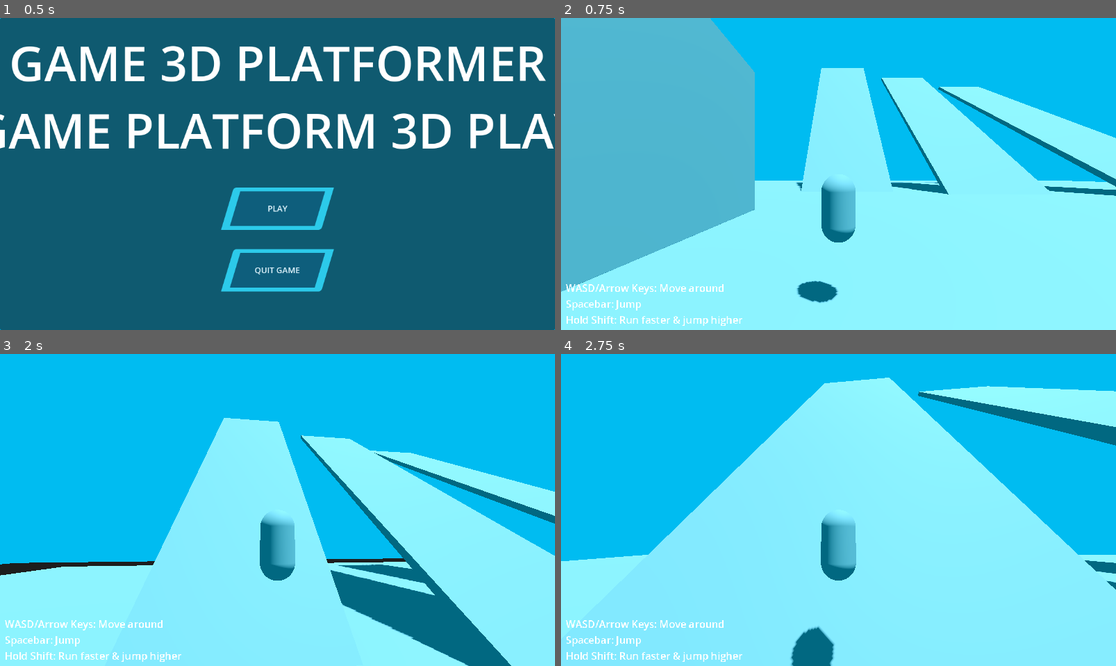
Above: before the commit, frames 1-4 (two rows, left to right).
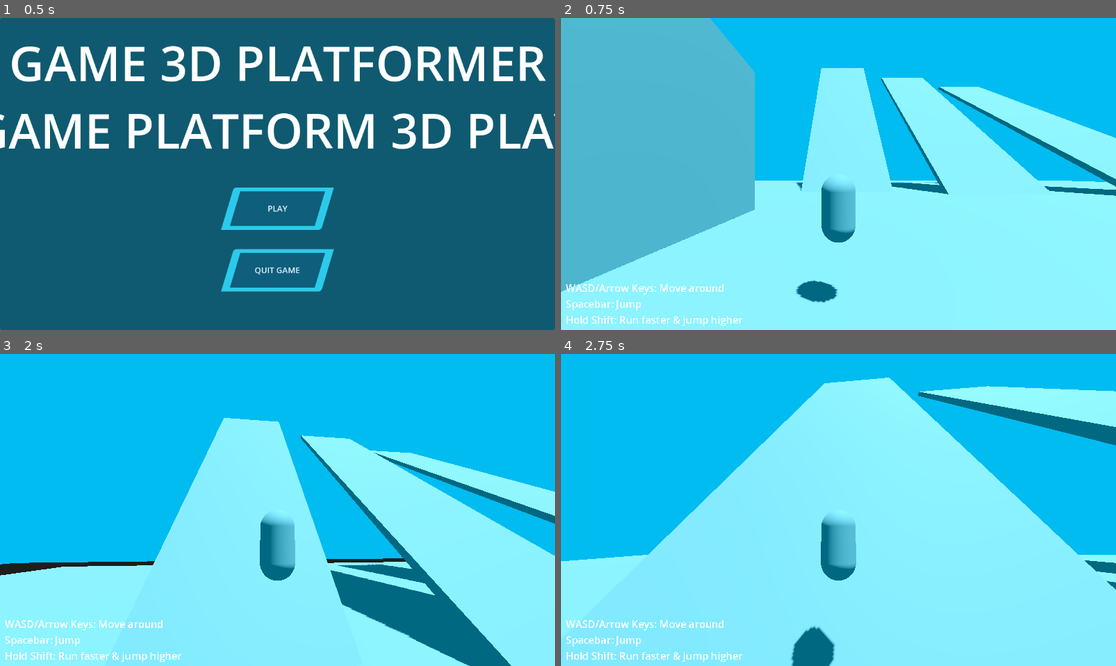
Above: after the commit, the same moments.

Repository: jackmenty/2025-Game
Game: Godot game, scene res://Scenes/Start_screen.tscn
The game is run twice, just before and just after one commit, with the same random seed, the same clock (stepped at 60 frames per second) and the same inputs.
Inputs (mouse positions are in pixels of both pictures, inside the frame that each line leads up to):
- Up to frame 1 (0.5 s): no input
- Up to frame 2 (0.75 s): click "PLAY" at 0.5 s
- Up to frame 3 (2 s): tap Enter at 1.25 s; move the mouse to (305, 510) at 1.27 s; hold W (move_forward) from 1.28 s (still down); hold Shift (sprint) from 1.28 s (still down); tap Space (jump) at 1.52 s
- Up to frame 4 (2.75 s): keep holding W (move_forward); move the mouse to (810, 510) at 2.02 s; release Shift (sprint) at 2.03 s; tap Shift (sprint) at 2.1 s; tap Space (jump) at 2.27 s

Frame 1 is identical in both runs. In frame 2, less than 0.1% of the frame differs, in the area x 0-98%, y 53-92%; in frame 3, less than 0.1%; in frame 4, less than 0.1%.

Commit message:
Finished moving platforms

Diff:
--- a/Scenes/Test_level.tscn
+++ b/Scenes/Test_level.tscn
@@ -1,15 +1,25 @@
-[gd_scene load_steps=7 format=3 uid="uid://cq25k3h20sq30"]
+[gd_scene load_steps=9 format=3 uid="uid://cq25k3h20sq30"]
 
 [ext_resource type="PackedScene" uid="uid://bt1sm4q10r8i4" path="res://Scenes/Die_box.tscn" id="1_rbrd7"]
 [ext_resource type="PackedScene" uid="uid://dqfrll158h75v" path="res://Scenes/Player.tscn" id="1_tfsjm"]
 [ext_resource type="PackedScene" uid="uid://mkr64ivjykh6" path="res://Scenes/Damage_box.tscn" id="3_rbrd7"]
 [ext_resource type="PackedScene" uid="uid://b64xgj4fgraw" path="res://Scenes/Checkpoint.tscn" id="4_mrgul"]
 [ext_resource type="PackedScene" uid="uid://bsal78eyxj5j1" path="res://Scenes/win_box.tscn" id="5_wssyp"]
+[ext_resource type="PackedScene" uid="uid://h48ned3fpep" path="res://Scenes/moving_platform.tscn" id="6_ffya3"]
 
 [sub_resource type="Environment" id="Environment_wssyp"]
 tonemap_mode = 4
 
+[sub_resource type="Curve3D" id="Curve3D_ffya3"]
+resource_local_to_scene = true
+_data = {
+"points": PackedVector3Array(0, 0, 0, 0, 0, 0, 11.6306, -2.22061, -1.40138, 0, 0, 0, 0, 0, 0, -0.352833, -2.22061, -1.31128),
+"tilts": PackedFloat32Array(0, 0)
+}
+point_count = 2
+
 [node name="Level" type="Node3D"]
+transform = Transform3D(1, 0, 0, 0, 1, 0, 0, 0, 1, 0, 4.44116, 0)
 
 [node name="CSGBox3D2" type="CSGBox3D" parent="."]
 transform = Transform3D(1, 0, 0, 0, 1, 0, 0, 0, 1, -11.8308, 3.52191, 0)
@@ -204,3 +214,7 @@
 [node name="CSGPolygon3D2" type="CSGPolygon3D" parent="."]
 transform = Transform3D(-5.0781, 0, 4.43941e-07, 0, 5.0781, 0, -4.43941e-07, 0, -5.0781, -20.4763, 11.8968, 261.189)
 polygon = PackedVector2Array(0.844558, -0.281819, 1.40549, 1.08991, 0.559255, 2.41931, 4.05455, 1.04052)
+
+[node name="Moving_Platform" parent="." instance=ExtResource("6_ffya3")]
+transform = Transform3D(-8.74228e-08, 0, -2, 0, 2, 0, 2, 0, -8.74228e-08, -28.2713, 6.72626, 27.5311)
+curve = SubResource("Curve3D_ffya3")
--- /dev/null
+++ b/Scenes/moving_platform.tscn
@@ -0,0 +1,69 @@
+[gd_scene load_steps=6 format=3 uid="uid://h48ned3fpep"]
+
+[sub_resource type="Curve3D" id="Curve3D_myvba"]
+resource_local_to_scene = true
+
+[sub_resource type="BoxShape3D" id="BoxShape3D_vvyo4"]
+size = Vector3(7.15981, 0.590019, 6.11325)
+
+[sub_resource type="Animation" id="Animation_anqd2"]
+resource_name = "moving"
+length = 5.0
+loop_mode = 2
+tracks/0/type = "value"
+tracks/0/imported = false
+tracks/0/enabled = true
+tracks/0/path = NodePath("../PathFollow3D:progress_ratio")
+tracks/0/interp = 1
+tracks/0/loop_wrap = true
+tracks/0/keys = {
+"times": PackedFloat32Array(0, 5),
+"transitions": PackedFloat32Array(1, 1),
+"update": 0,
+"values": [0.0, 1.0]
+}
+
+[sub_resource type="Animation" id="Animation_tdwu5"]
+length = 0.001
+tracks/0/type = "value"
+tracks/0/imported = false
+tracks/0/enabled = true
+tracks/0/path = NodePath("../PathFollow3D:progress_ratio")
+tracks/0/interp = 1
+tracks/0/loop_wrap = true
+tracks/0/keys = {
+"times": PackedFloat32Array(0),
+"transitions": PackedFloat32Array(1),
+"update": 0,
+"values": [0.0]
+}
+
+[sub_resource type="AnimationLibrary" id="AnimationLibrary_0773j"]
+_data = {
+&"RESET": SubResource("Animation_tdwu5"),
+&"moving": SubResource("Animation_anqd2")
+}
+
+[node name="Moving_Platform" type="Path3D"]
+curve = SubResource("Curve3D_myvba")
+
+[node name="PathFollow3D" type="PathFollow3D" parent="."]
+
+[node name="RemoteTransform3D" type="RemoteTransform3D" parent="PathFollow3D"]
+remote_path = NodePath("../../AnimatableBody3D")
+
+[node name="AnimatableBody3D" type="AnimatableBody3D" parent="."]
+
+[node name="CSGBox3D" type="CSGBox3D" parent="AnimatableBody3D"]
+transform = Transform3D(7.23025, 0, 0, 0, 0.582192, 0, 0, 0, 3.92378, 7.88574e-06, -8.2003e-06, 0)
+size = Vector3(1, 1, 1.55249)
+
+[node name="CollisionShape3D" type="CollisionShape3D" parent="AnimatableBody3D"]
+transform = Transform3D(1.00294, 0, 0, 0, 1.00294, 0, 0, 0, 1.00294, -0.0168224, -0.00712061, -0.00598378)
+shape = SubResource("BoxShape3D_vvyo4")
+
+[node name="AnimationPlayer" type="AnimationPlayer" parent="AnimatableBody3D"]
+libraries = {
+&"": SubResource("AnimationLibrary_0773j")
+}
+autoplay = "moving"
--- a/Scripts/Player.gd
+++ b/Scripts/Player.gd
@@ -7,7 +7,7 @@
 const JUMP_VELOCITY = 15
 @export var springarm : SpringArm3D
 @export var camera : Camera3D
-var max_health = 5
+var max_health = 10
 var health = 0
 var damaged = true
 var heal = true
